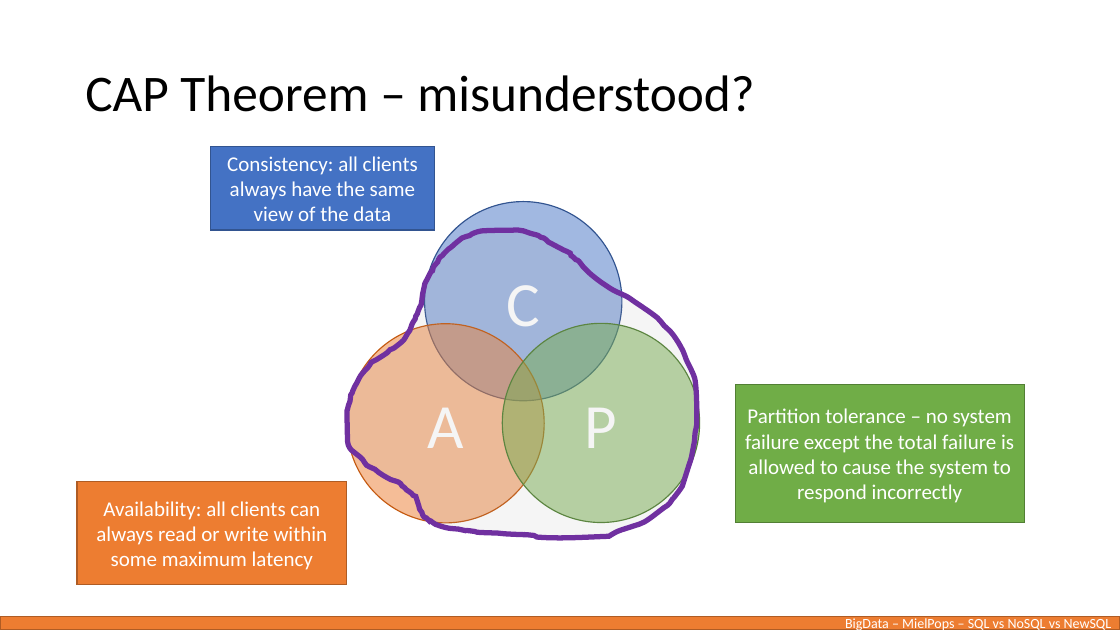
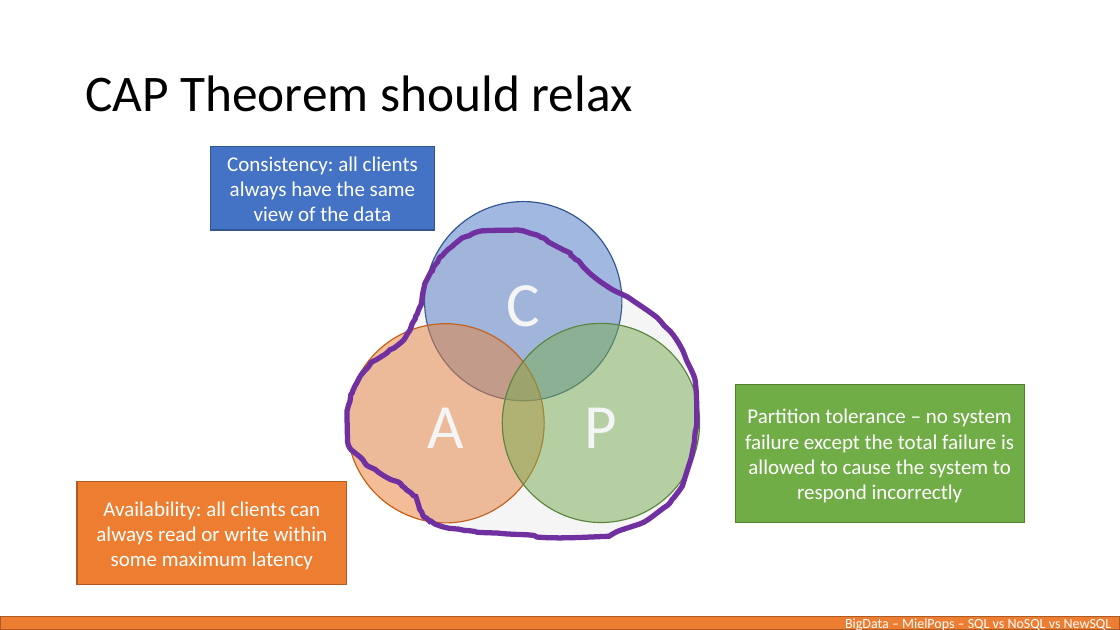
Before and after one commit to BigData-MielPops/Project2, a slide deck: slide 3 of SQL vs NoSQL vs NewSQL - seconda presentazione.pptx. Drawn at 1120x630 pixels with LibreOffice and Linux fonts; fonts in the diff are those of the drawing. Boxes give left, top, right and bottom in pixels: in the first picture for what was removed or moved away, otherwise in the second. Text is boxed around its words. In the diff, an @@ line names an element or a change of style, - is before the commit and + after.

```diff
--- a/SQL vs NoSQL vs NewSQL - seconda presentazione.pptx
+++ b/SQL vs NoSQL vs NewSQL - seconda presentazione.pptx
@@ title at [85, 75, 633, 112]: text changed @@
-CAP Theorem – misunderstood?
+CAP Theorem should relax
```
Also in this commit, not shown: 1 other file.
